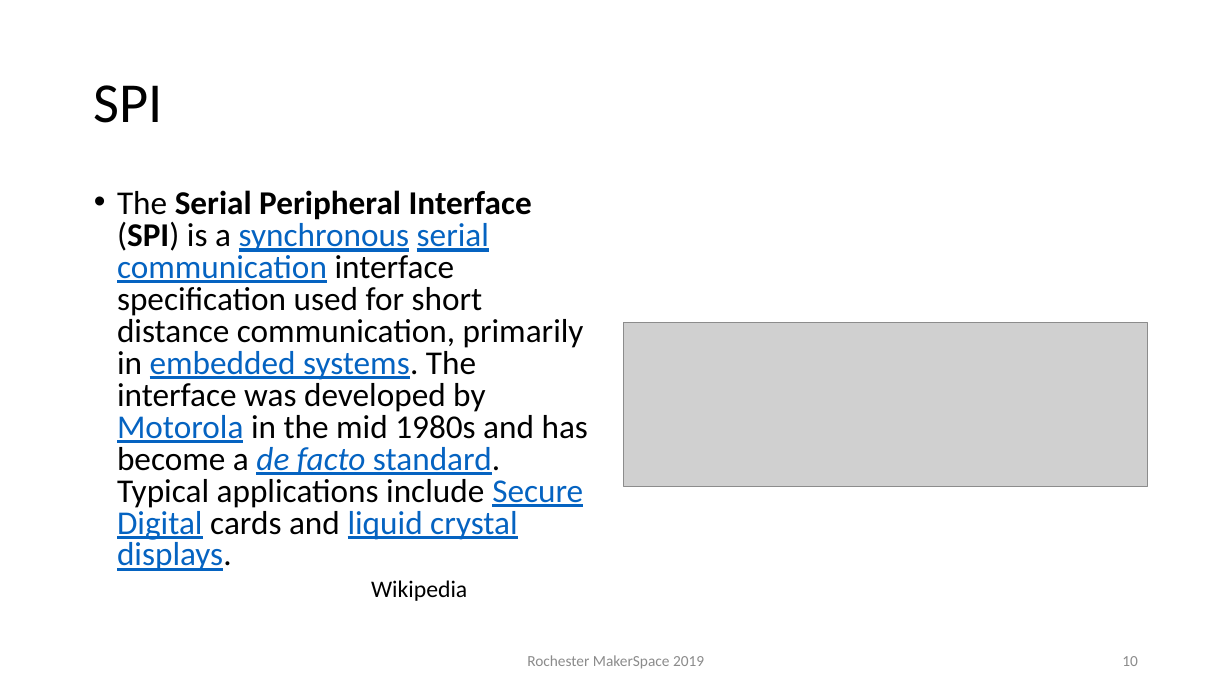
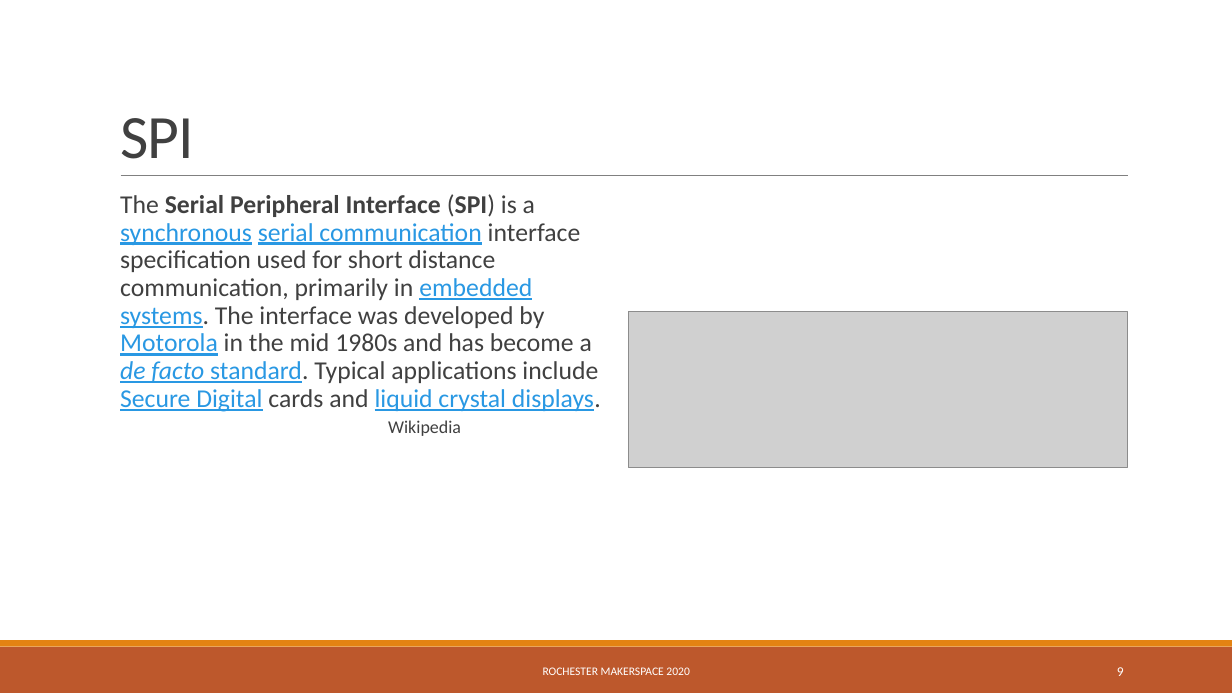
Before and after one commit to RochesterMakerSpace/ArduinoClass, a slide deck: slide 9 of Introduction to Arduino.pptx (slide 10 before the commit). Drawn at 1232x693 pixels with LibreOffice and Linux fonts; fonts in the diff are those of the drawing; grey boxes stand for pictures. Boxes give left, top, right and bottom in pixels: in the first picture for what was removed or moved away, otherwise in the second. Text is boxed around its words. In the diff, an @@ line names an element or a change of style, - is before the commit and + after.

Commit message:
Add files via upload
Updated for 2020
Includes page numbers

```diff
--- a/Introduction to Arduino.pptx
+++ b/Introduction to Arduino.pptx
@@ title "SPI" moved from (x1=94, y1=85, x2=163, y2=123) to (x1=120, y1=118, x2=194, y2=159) @@
@@ title "SPI" at (x1=120, y1=118, x2=194, y2=159): size 44 to 48 pt, text colour #000000 to #404040, letter spacing 0 to -0.5 pt; line spacing 0.9 to 0.85; vertical alignment middle to bottom @@
@@ line added from (121, 176) to (1128, 176), #808080 0.5 pt @@
@@ text "The Serial Peripheral Interface (SPI) ..." at (x1=120, y1=194, x2=601, y2=436): size 25.9 to 20 pt; text colour #000000 to #404040 in "The Serial Peripheral Interface (SPI) is a ...", "Wikipedia"; text colour #0563C1 to #2998E3 in "synchronous serial communication embedded systems. Motorola  ..."; size 18.5 to 14 pt in "Wikipedia"; bullet • to  ; line spacing 0.8 to 0.9; more space between paragraphs @@
@@ picture resized from (x1=624, y1=323, x2=1148, y2=486) to (x1=628, y1=312, x2=1128, y2=469) @@
@@ rectangle added at (x1=0, y1=647, x2=1232, y2=693), fill #BD582C @@
@@ rectangle added at (x1=0, y1=640, x2=1232, y2=647), fill #E48312 @@
@@ text at (x1=543, y1=667, x2=689, y2=675): text changed; size 12 to 9 pt; text colour #8C8C8C to #FFFFFF @@
-Rochester MakerSpace 2019
+ROCHESTER MAKERSPACE 2020
@@ page number at (x1=1117, y1=667, x2=1124, y2=676): text changed; size 12 to 10.5 pt; text colour #8C8C8C to #FFFFFF @@
-10
+9
```
Also in this commit, not shown: 11 other slides changed, 1 slide added, 1 slide removed, 1 other file.
